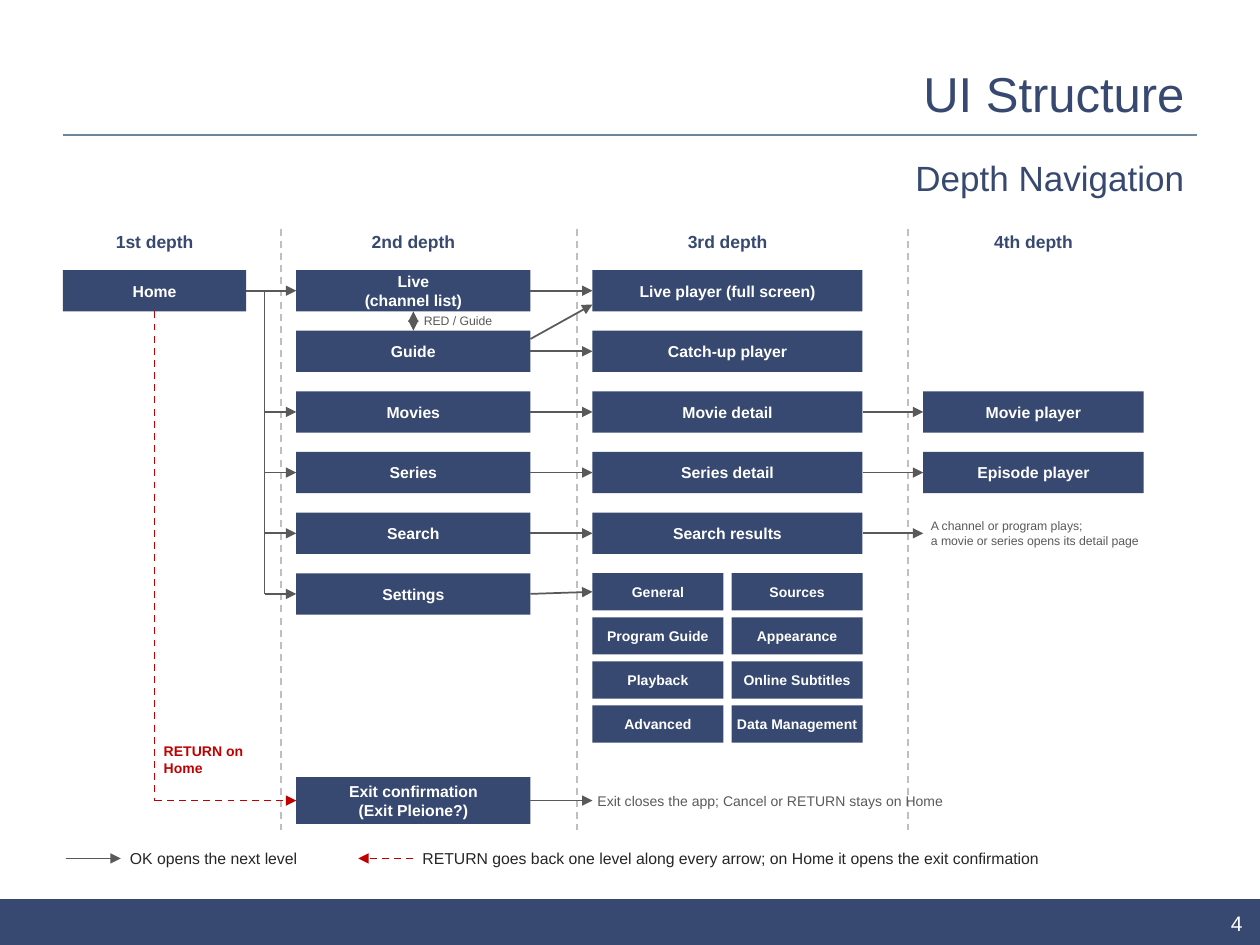
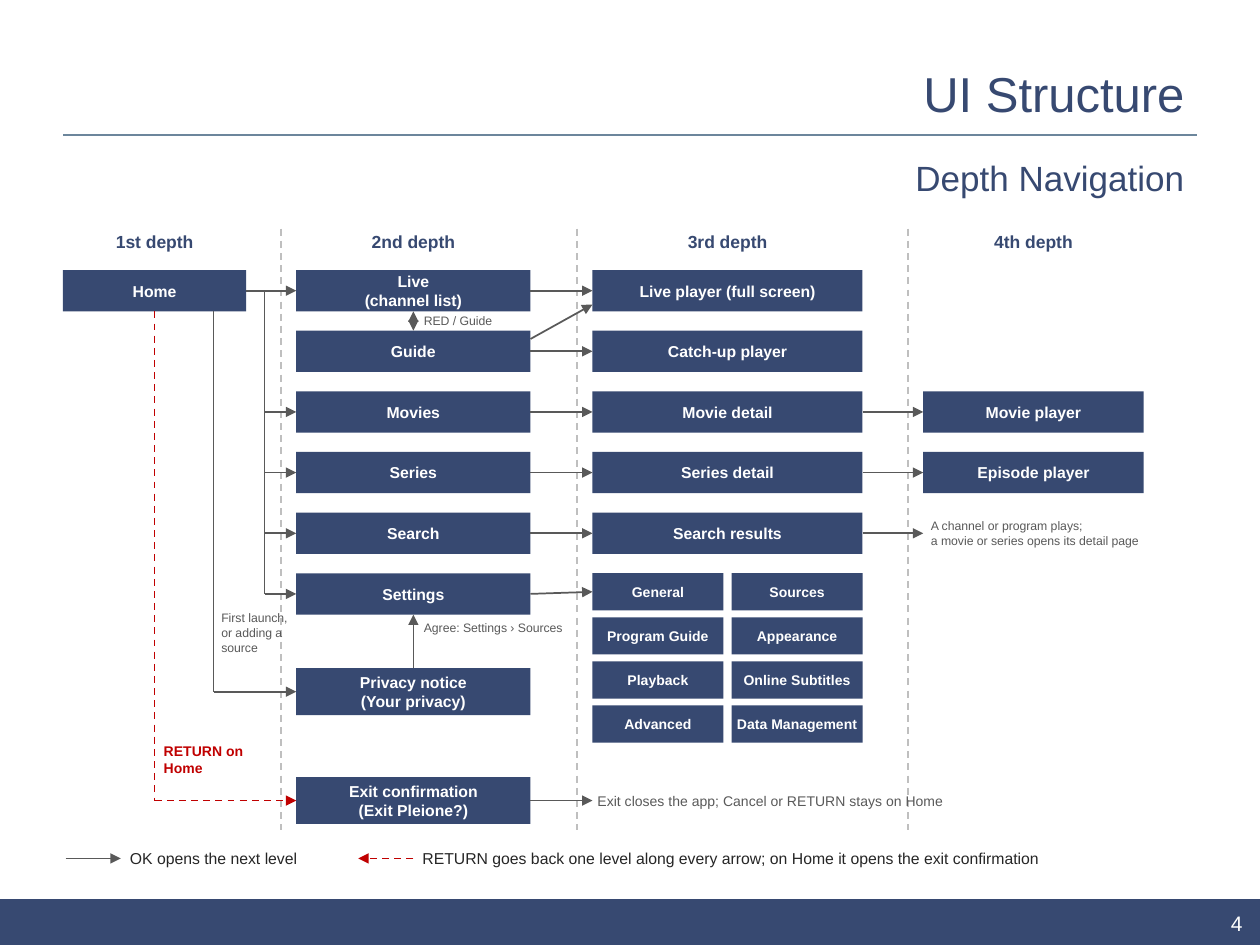
Before and after one commit to ahmedsaed/pleione, a slide deck: slide 4 of store/samsung/ui-description.pptx. Drawn at 1260x945 pixels with LibreOffice and Linux fonts; fonts in the diff are those of the drawing; background and template pictures are left out. Boxes give left, top, right and bottom in pixels: in the first picture for what was removed or moved away, otherwise in the second. Text is boxed around its words. In the diff, an @@ line names an element or a change of style, - is before the commit and + after.

```diff
--- a/store/samsung/ui-description.pptx
+++ b/store/samsung/ui-description.pptx
@@ line added from (214, 311) to (214, 692), #595959 1 pt @@
@@ text added at [221,613,287,652], 7 pt, text #595959 @@
+First launch,
+or adding a
+source
@@ arrow added from (413, 668) to (413, 615), #595959 1 pt @@
@@ text added at [424,623,563,635], 7 pt, text #595959 @@
+Agree: Settings › Sources
@@ rectangle added at [296,668,530,714], fill #374971, 9 pt, text #FFFFFF, bold @@
+Privacy notice
+(Your privacy)
@@ arrow added from (214, 692) to (296, 692), #595959 1 pt @@
```
Also in this commit, not shown: 3 other slides changed, 2 slides added, 4 other files.
